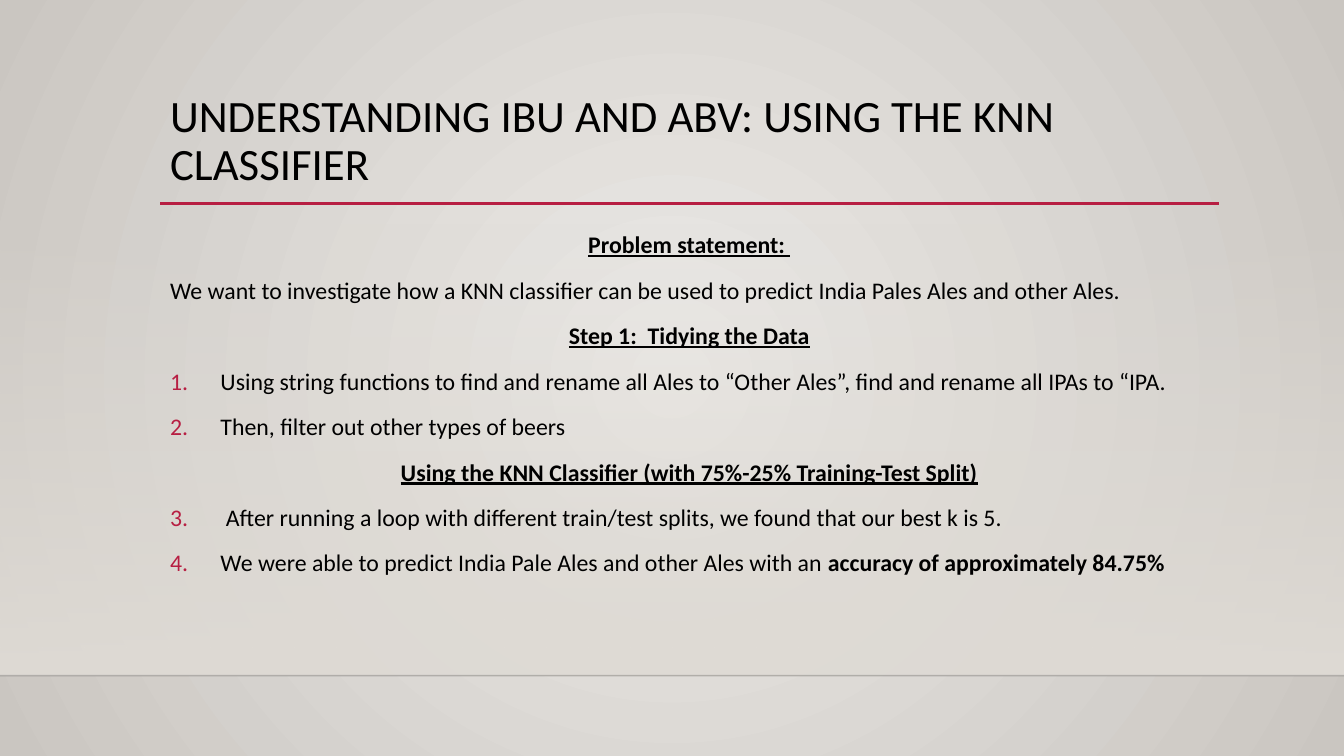
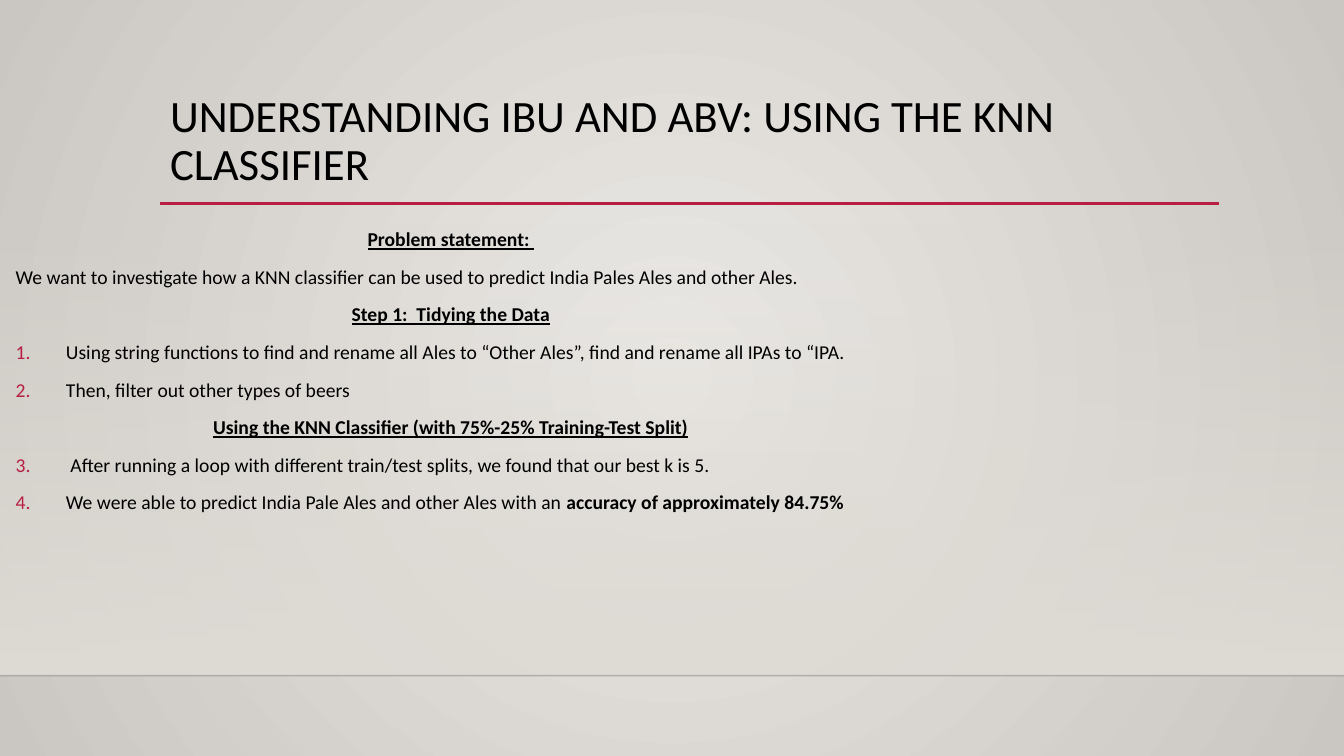
Before and after one commit to sajmera9/BeerCaseStudy1, a slide deck: slide 10 of CaseStudy1_Final_Presentation.pptx. Drawn at 1344x756 pixels with LibreOffice and Linux fonts; fonts in the diff are those of the drawing; background and template pictures are left out. Boxes give left, top, right and bottom in pixels: in the first picture for what was removed or moved away, otherwise in the second. Text is boxed around its words. In the diff, an @@ line names an element or a change of style, - is before the commit and + after.

```diff
--- a/CaseStudy1_Final_Presentation.pptx
+++ b/CaseStudy1_Final_Presentation.pptx
@@ text "Problem statement:" moved from (x1=170, y1=236, x2=1165, y2=575) to (x1=16, y1=232, x2=844, y2=512) @@
@@ text "Problem statement:" at (x1=16, y1=232, x2=844, y2=512): size 17 to 14 pt; line spacing 1.1 to 1 @@
```
Also in this commit, not shown: 6 other files.
